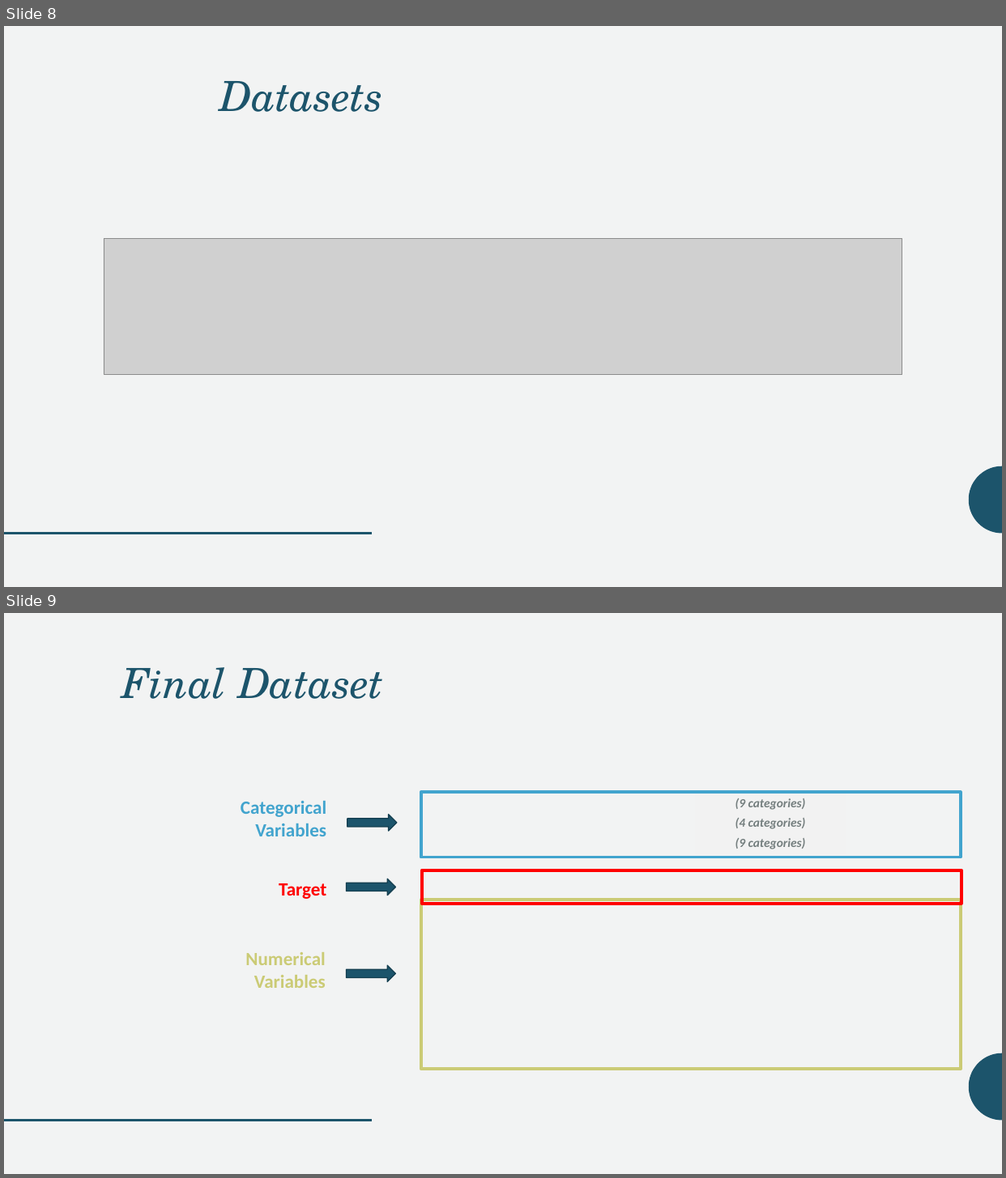
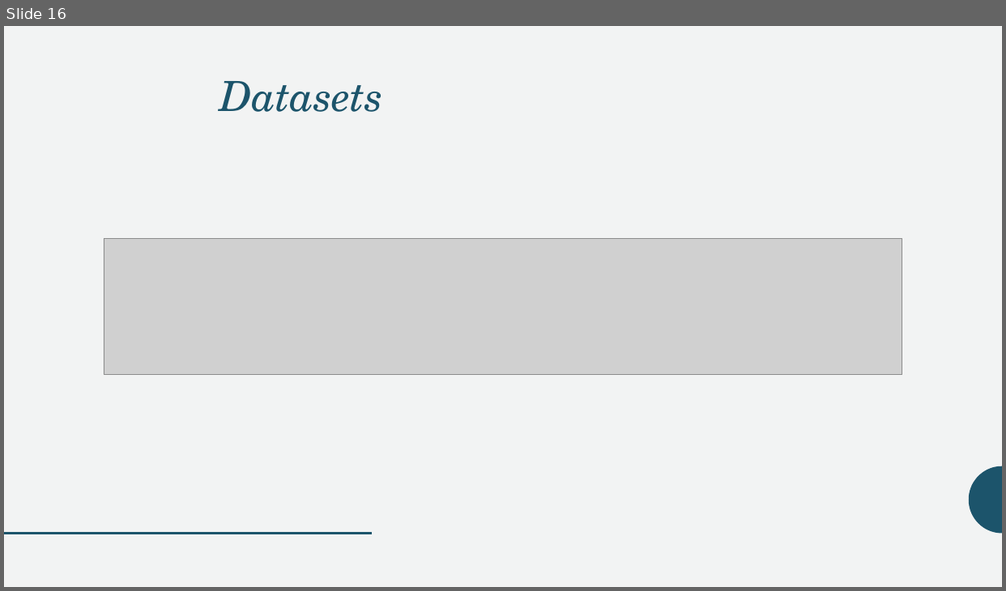
Before and after one commit to SRobbins-13/GHG_Regression_Analysis, a slide deck: GHG_Regression_Analysis.pptx. Shown one above the other, each under a label of ours: slides 8 and 9 before the commit, slide 16 after it. The pictures are 1006x1178 and 1006x591 pixels, drawn with LibreOffice and Linux fonts; fonts in the diff are those of the drawing; grey boxes stand for pictures. Boxes give left, top, right and bottom in pixels: in the first picture for what was removed or moved away, otherwise in the second. Text is boxed around its words. In the diff, an @@ line names an element or a change of style, - is before the commit and + after.

```diff
--- a/GHG_Regression_Analysis.pptx
+++ b/GHG_Regression_Analysis.pptx
@@ slide 9 removed at (4,613,1002,1174), background #F2F3F3; not listed: 2 template elements that a slide beside it also shows @@
@@ title removed at (122,667,383,699) @@
-Final Dataset
@@ text removed at (241,801,326,837) @@
-Categorical
-Variables
@@ rectangle removed at (421,792,961,857) @@
@@ text removed at (735,798,806,810) @@
-(9 categories)
@@ right arrow removed at (347,815,397,831) @@
@@ rectangle removed at (695,831,846,854) @@
-(9 categories)
@@ text removed at (735,818,806,829) @@
-(4 categories)
@@ right arrow removed at (346,879,395,895) @@
@@ rectangle removed at (422,871,961,904) @@
@@ text removed at (279,884,326,899) @@
-Target
@@ rectangle removed at (421,900,961,1069) @@
@@ text removed at (245,952,326,988) @@
-Numerical
-Variables
@@ right arrow removed at (346,965,395,982) @@
@@ what was slide 8 is now slide 16 @@
```
Also in this commit, not shown: 8 slides changed, 2 slides added, 1 other file.
